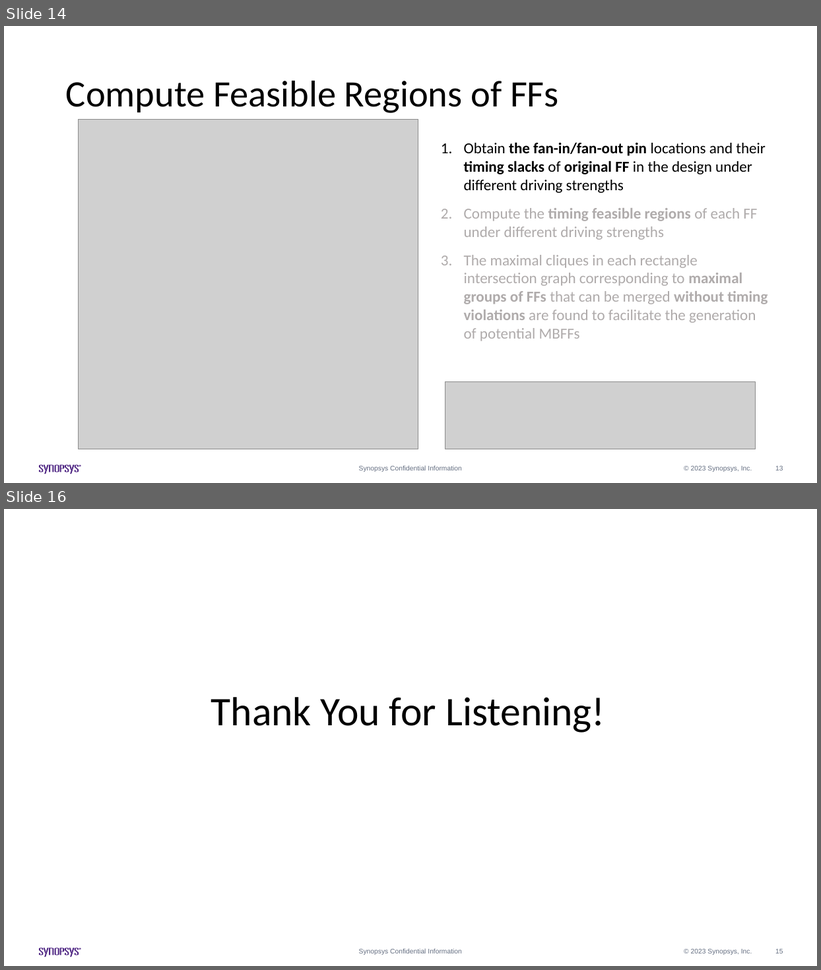
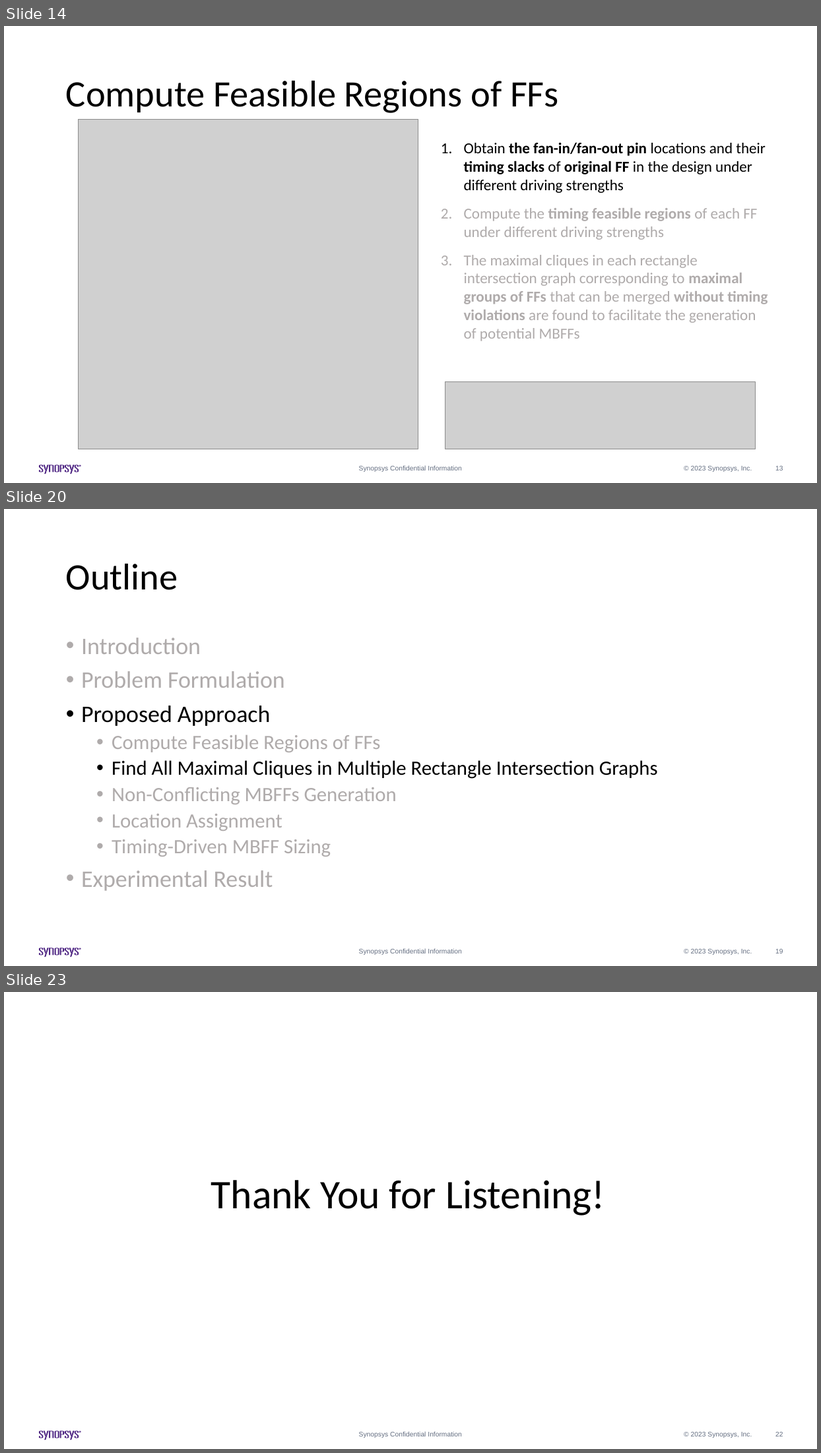
Before and after one commit to Pacific-Feng-Studuies/Studied-Papers, a slide deck: Synopsys Intern/Generation of Mixed-Driving Multi-Bit Flip-Flops for Power/Generation of Mixed-Driving Multi-Bit Flip-Flops for Power.pptx. Shown one above the other, each under a label of ours: slides 14 and 16 before the commit, slides 14, 20 and 23 after it; the slides between them are not shown. The pictures are 821x970 and 821x1453 pixels, drawn with LibreOffice and Linux fonts; fonts in the diff are those of the drawing; grey boxes stand for pictures. Boxes give left, top, right and bottom in pixels: in the first picture for what was removed or moved away, otherwise in the second. Text is boxed around its words. In the diff, an @@ line names an element or a change of style, - is before the commit and + after.

```diff
--- a/Synopsys Intern/Generation of Mixed-Driving Multi-Bit Flip-Flops for Power/Generation of Mixed-Driving Multi-Bit Flip-Flops for Power.pptx
+++ b/Synopsys Intern/Generation of Mixed-Driving Multi-Bit Flip-Flops for Power/Generation of Mixed-Driving Multi-Bit Flip-Flops for Power.pptx
@@ slide 20 added at box(4, 509, 817, 966), background #FFFFFF; not listed: 14 template elements that a slide beside it also shows @@
@@ title added at box(66, 563, 178, 590), 44 pt, text #000000 @@
+Outline
@@ text added at box(81, 638, 658, 891), 24 pt, text #AFABAB @@
+• Introduction
+• Problem Formulation
+• Proposed Approach
+  • Compute Feasible Regions of FFs
+  • Find All Maximal Cliques in Multiple Rectangle Intersection Graphs
+  • Non-Conflicting MBFFs Generation
+  • Location Assignment
+  • Timing-Driven MBFF Sizing
+• Experimental Result
@@ what was slide 16 is now slide 23 @@
@@ page number at box(776, 1432, 783, 1437): text changed @@
-15
+22
```
Also in this commit, not shown: 7 other slides added, 1 slide removed.
